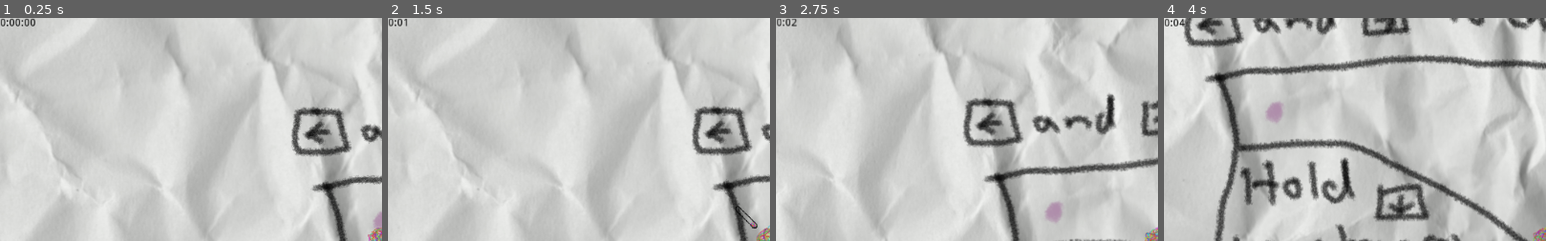
Above: before the commit, frames 1-4 (left to right).
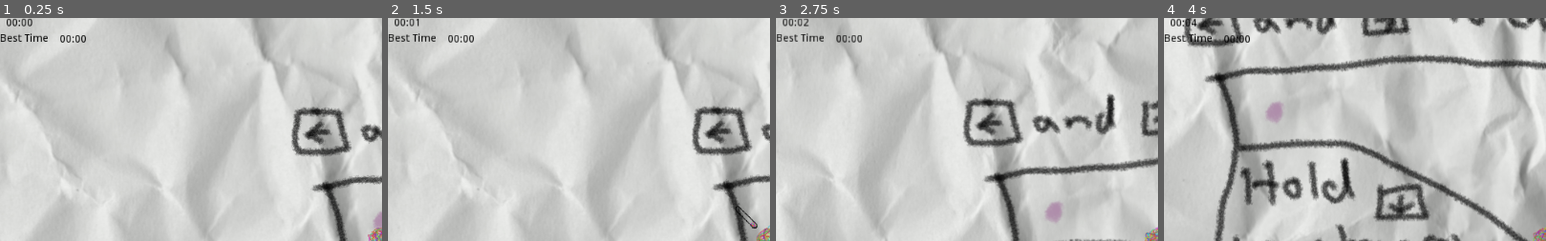
Above: after the commit, the same moments.

Repository: Nihlcorg/Ludwig-Jam
Game: Godot game, scene res://PongRoot.tscn
Same seed, same stepped clock (60 frames per second), same inputs: the game is played once before the commit and once after it.
Inputs (mouse positions are % of the whole screen's width and height, from its top left):
- Up to frame 1 (0.25 s): no input
- Up to frame 2 (1.5 s): move the mouse to (72, 45) at 0.52 s; hold Right (ui_right) 0.53-1.28 s; click (72, 45) at 0.67 s; move the mouse to (30, 55) at 1.27 s; hold Down (ui_down) from 1.28 s (still down)
- Up to frame 3 (2.75 s): move the mouse to (60, 28) at 2.02 s; release Down (ui_down) at 2.03 s; hold Right (ui_right) from 2.03 s (still down)
- Up to frame 4 (4 s): move the mouse to (45, 70) at 2.77 s; click (45, 70) at 2.92 s; move the mouse to (80, 65) at 3.52 s; release Right (ui_right) at 3.53 s; hold Left (ui_left) from 3.53 s (still down)
The pictures show only the part of the screen within x 0-50%, y 0-50%; the shares and areas given below are measured in that part.

The runs differ from the first frame. In frame 1, 0.6% of the frame differs, in the area x 0-23%, y 0-12%; in frame 2, 0.6%; in frame 3, 0.6%; in frame 4, 0.5%.

Commit message:
record timer n stuff
added record timer probably idk

Diff:
--- a/DisplayTimer.gd
+++ b/DisplayTimer.gd
@@ -13,16 +13,19 @@
 	if secs == 60:
 		mins += 1
 		secs = 0
-	get_time()
+	set_text(get_time())
 
 func get_time():
 	var secString
+	var minString
+	if mins < 10: minString = '0' + mins as String
 #	var milliString
 #	if millis < 10 : milliString = '0' + millis as String
 #	else: milliString = millis as String
 	if secs < 10: secString = '0'+secs as String
 	else: secString = secs as String
-	set_text(mins as String + ':' + secString) # + ':' + milliString)
+	return (minString + ':' + secString)
+	# set_text(mins as String + ':' + secString) # + ':' + milliString)
 
 func _physics_process(delta):
 	var transform = get_tree().get_root().get_canvas_transform()
@@ -33,3 +36,12 @@
 
 func start():
 	$Timer.start()
+
+func set_pb(pbmins, pbsecs):
+	var timeString = ''
+	if pbmins < 10: timeString = '0' + pbmins as String
+	else: timeString = pbmins as String
+	timeString += ':'
+	if pbsecs < 10: timeString += '0' + pbsecs as String
+	else: timeString += pbsecs as String
+	$PbTimer.set_text(timeString)
--- a/DisplayTimer.tscn
+++ b/DisplayTimer.tscn
@@ -5,17 +5,44 @@
 [sub_resource type="StyleBoxEmpty" id=1]
 
 [node name="DisplayTimer" type="Label"]
-margin_right = 58.0
-margin_bottom = 14.0
+margin_right = 44.0
+margin_bottom = 15.0
 custom_styles/normal = SubResource( 1 )
 custom_colors/font_color = Color( 0, 0, 0, 1 )
-text = "0:00:00"
+text = "00:00"
+align = 2
 script = ExtResource( 1 )
 __meta__ = {
+"_edit_lock_": true,
 "_edit_use_anchors_": false
 }
 
 [node name="Timer" type="Timer" parent="."]
 autostart = true
 
+[node name="PbTimer" type="Label" parent="."]
+margin_left = 73.3668
+margin_top = 21.591
+margin_right = 116.367
+margin_bottom = 35.591
+custom_colors/font_color = Color( 0, 0, 0, 1 )
+text = " 00:00"
+align = 2
+__meta__ = {
+"_edit_lock_": true,
+"_edit_use_anchors_": false
+}
+
+[node name="Label" type="Label" parent="."]
+margin_left = 0.28849
+margin_top = 21.2522
+margin_right = 65.2885
+margin_bottom = 35.2522
+custom_colors/font_color = Color( 0, 0, 0, 1 )
+text = "Best Time"
+__meta__ = {
+"_edit_lock_": true,
+"_edit_use_anchors_": false
+}
+
 [connection signal="timeout" from="Timer" to="." method="_on_Timer_timeout"]
--- a/PongRoot.tscn
+++ b/PongRoot.tscn
@@ -117,7 +117,7 @@
 radius = 16.6305
 
 [sub_resource type="CircleShape2D" id=24]
-radius = 14.7823
+radius = 10.8109
 
 [sub_resource type="PhysicsMaterial" id=25]
 bounce = 0.5
@@ -1800,9 +1800,6 @@
 "_edit_lock_": true
 }
 
-[node name="pitSprite" type="Sprite" parent="l/Pit4/CollisionShape2D"]
-texture = ExtResource( 28 )
-
 [node name="Flipper" parent="l" instance=ExtResource( 11 )]
 position = Vector2( 332.207, 298.087 )
 rotation = -2.44346
@@ -2528,8 +2525,6 @@
 [node name="CollisionPolygon2D" type="CollisionPolygon2D" parent="cage"]
 position = Vector2( -1629.06, -1074.86 )
 polygon = PoolVector2Array( 1641.91, 1057.52, 1649, 1066.76, 1649.53, 1077.36, 1646.89, 1085.83, 1636.29, 1094.18, 1625 …(367 unchanged characters)…
-
-[node name="Timer" type="Timer" parent="."]
 
 [connection signal="invert_controls" from="Settings" to="." method="_on_Settings_invert_controls"]
 [connection signal="menu" from="Settings" to="." method="_on_Settings_menu"]
--- a/Root.gd
+++ b/Root.gd
@@ -14,17 +14,17 @@
 onready var timer = $DisplayTimer
 onready var active_level = levels[COLLISION.a]
 onready var cage = $cage
-onready var contactSpeed = 0
 onready var soundvolume = menu.get_soundvol()
 
-#var fall_sound = preload('res://sounds/zapsplat_cartoon_descend_wobble_low_pitched_71601.mp3')
-#var goal_sound = preload('res://sounds/zapsplat_cartoon_flutter_delicate_64209.mp3')
+# record time variables
+onready var contactSpeed = 0
+onready var pbMin = 0
+onready var pbSec = 0
 
 func _ready():
 	load_level()
+	load_times()
 	menu.load2()
-#	$Flippers.follow = billiard
-#	contact.fallStreak = 5
 	contact.link = billiard
 	contact.change_speed(menu.speed.selected)
 	billiard.global_position = active_level.checkpoint.global_position
@@ -41,7 +41,6 @@
 	current.go_away(false)
 	next.arrive()
 	active_level = next
-#	soundPlayer.set_stream(fall_sound)
 	if soundvolume > 0:
 		fallPlayer.play()
 	contact.fallStreak += 1
@@ -55,16 +54,13 @@
 	current.go_away(true)
 	next.arrive()
 	if next.name == 'end':
-		$DisplayTimer.stop()
-#		$Billiard/Camera2D.zoom = Vector2(1.25, 1.25)
+		timer.stop()
+		compare_times()
 	active_level = next
-#	soundPlayer.set_stream(goal_sound)
-#	soundPlayer.set_volume_db(-2000.0)
 	if soundvolume > 0:
 		goalPlayer.play()
 	contact.fallStreak = 0
 #	print(soundPlayer.get_volume_db())
-#	soundPlayer.set_volume_db(0.0)
 	print('next '+ next.name)
 	print(pos)
 
@@ -73,9 +69,19 @@
 		if level.name == lvlName:
 			return level
 
+func compare_times():
+	if timer.mins < pbMin:
+		print('pb')
+		save_times()
+	elif timer.mins == pbMin && timer.secs < pbSec:
+		save_times()
+		print('pb')
+	elif pbMin == 0 && pbSec == 0:
+		print('pb')
+		save_times()
+
 func _unhandled_input(event):
 	if event.is_action_pressed("ui_focus_next"):
-#		print('point')
 		checkpoint()
 #		cheat()
 
@@ -105,7 +111,7 @@
 # Go through everything in the persist category and ask them to return a
 # dict of relevant variables.
 func save_level():
-	print('save level')
+#	print('save level')
 	var save_game = File.new()
 	save_game.open("user://savelevel.save", File.WRITE)
 	# Store the save dictionary as a new line in the save file.
@@ -116,6 +122,33 @@
 		'mins': timer.mins
 		}))
 	save_game.close()
+
+func save_times():
+	pbMin = timer.mins
+	pbSec = timer.secs
+	var save_game = File.new()
+	save_game.open("user://savetimes.save", File.WRITE)
+	save_game.store_line(to_json({
+		'pbMin' : timer.mins,
+		'pbSec' : timer.secs,
+	}))
+	save_game.close()
+
+func load_times():
+	var save_game = File.new()
+	if not save_game.file_exists("user://savetimes.save"):
+		pbMin = 0
+		pbSec = 0
+		return # Error! We don't have a save to load.
+	print('file')
+	save_game.open("user://savetimes.save", File.READ)
+	var node_data = parse_json(save_game.get_line())
+
+	pbMin = node_data['pbMin']
+	pbSec = node_data['pbSec']
+
+	save_game.close()
+	timer.set_pb(pbMin, pbSec)
 
 # %APPDATA%\Godot\ file path for save data on windows
 func load_level():
--- a/Settings.gd
+++ b/Settings.gd
@@ -17,7 +17,7 @@
 # Go through everything in the persist category and ask them to return a
 # dict of relevant variables.
 func save_game():
-	print('save')
+#	print('save')
 	var save_game = File.new()
 	save_game.open("user://savegame.save", File.WRITE)
 	var save_nodes = get_tree().get_nodes_in_group("Persist")
@@ -83,7 +83,7 @@
 	if music.volume > 0: $MusicPlayer.play()
 
 func setting_changed():
-	print('change')
+#	print('change')
 	if music.volume > 0:
 		if not $MusicPlayer.is_playing():
 			$MusicPlayer.play()
@@ -126,4 +126,7 @@
 func _on_Speed_item_selected(index):
 	emit_signal("speed_change", index)
 	save_game()
-	pass # Replace with function body.
+
+func _on_reset_pressed():
+	var dir = Directory.new()
+	dir.remove("user://savelevel.save")
--- a/Settings.tscn
+++ b/Settings.tscn
@@ -20,6 +20,7 @@
 [ext_resource path="res://art/arrow.png" type="Texture" id=18]
 [ext_resource path="res://Settings.tres" type="Theme" id=19]
 [ext_resource path="res://art/bar speed.png" type="Texture" id=20]
+[ext_resource path="res://art/deletesave.png" type="Texture" id=21]
 
 [node name="Settings" type="Control" groups=[
 "Persist",
@@ -94,10 +95,10 @@
 "quit",
 ]]
 visible = false
-margin_left = 25.4218
-margin_top = 28.4519
-margin_right = 260.422
-margin_bottom = 131.452
+margin_left = 32.9643
+margin_top = -45.0872
+margin_right = 267.965
+margin_bottom = 57.9129
 texture_normal = ExtResource( 14 )
 __meta__ = {
 "_edit_lock_": true,
@@ -108,11 +109,25 @@
 "quit",
 ]]
 visible = false
-margin_left = 29.6648
-margin_top = -139.13
-margin_right = 264.665
-margin_bottom = -36.1301
+margin_left = -86.3008
+margin_top = -182.499
+margin_right = 148.699
+margin_bottom = -79.4993
 texture_normal = ExtResource( 15 )
+__meta__ = {
+"_edit_lock_": true,
+"_edit_use_anchors_": false
+}
+
+[node name="reset" type="TextureButton" parent="." groups=[
+"quit",
+]]
+visible = false
+margin_left = 139.973
+margin_top = 89.0298
+margin_right = 374.974
+margin_bottom = 192.03
+texture_normal = ExtResource( 21 )
 __meta__ = {
 "_edit_lock_": true,
 "_edit_use_anchors_": false
@@ -133,6 +148,7 @@
 [node name="BarLabel" type="TextureRect" parent="." groups=[
 "controls",
 ]]
+visible = false
 margin_left = -11.3137
 margin_top = -35.3553
 margin_right = 353.686
@@ -146,11 +162,13 @@
 [node name="Speed" type="OptionButton" parent="." groups=[
 "controls",
 ]]
+visible = false
 margin_top = 100.0
 margin_right = 63.0
 margin_bottom = 174.0
 theme = ExtResource( 19 )
 custom_icons/arrow = ExtResource( 18 )
+icon = ExtResource( 13 )
 items = [ "", ExtResource( 13 ), false, 0, null, "", ExtResource( 17 ), false, 1, null, "", ExtResource( 12 ), false, 2, null ]
 selected = 0
 __meta__ = {
@@ -159,7 +177,6 @@
 }
 
 [node name="Inverter" parent="." instance=ExtResource( 9 )]
-visible = true
 margin_left = -17.3557
 margin_top = -168.533
 margin_right = 311.645
@@ -174,6 +191,7 @@
 [connection signal="pressed" from="QuitBtn" to="." method="_on_QuitBtn_pressed"]
 [connection signal="pressed" from="justquit" to="." method="_on_justquit_pressed"]
 [connection signal="pressed" from="savequit" to="." method="_on_savequit_pressed"]
+[connection signal="pressed" from="reset" to="." method="_on_reset_pressed"]
 [connection signal="volume_changed" from="SoundBox" to="." method="setting_changed"]
 [connection signal="volume_changed" from="MusicBox" to="." method="setting_changed"]
 [connection signal="item_selected" from="Speed" to="." method="_on_Speed_item_selected"]
Not shown: 1 places in Settings.tscn that only renumber resources
Binary file added: art/deletesave.png
Not shown, added: art/deletesave.png.import
Binary file added: art/restart.png
Not shown, added: art/restart.png.import
Not shown, changed: exports/SBS.zip
Not shown, changed: exports/SBSv1.2.zip
Not shown, changed: exports/SBSv1.3.1.zip
Not shown, changed: exports/SBSv1.3.2.zip
Not shown, changed: exports/SBSv1.3.3.zip
Not shown, added: exports/SBSv1.3.5.zip
Not shown, changed: exports/SBSv1.3.zip
(and 2 more such lines)
